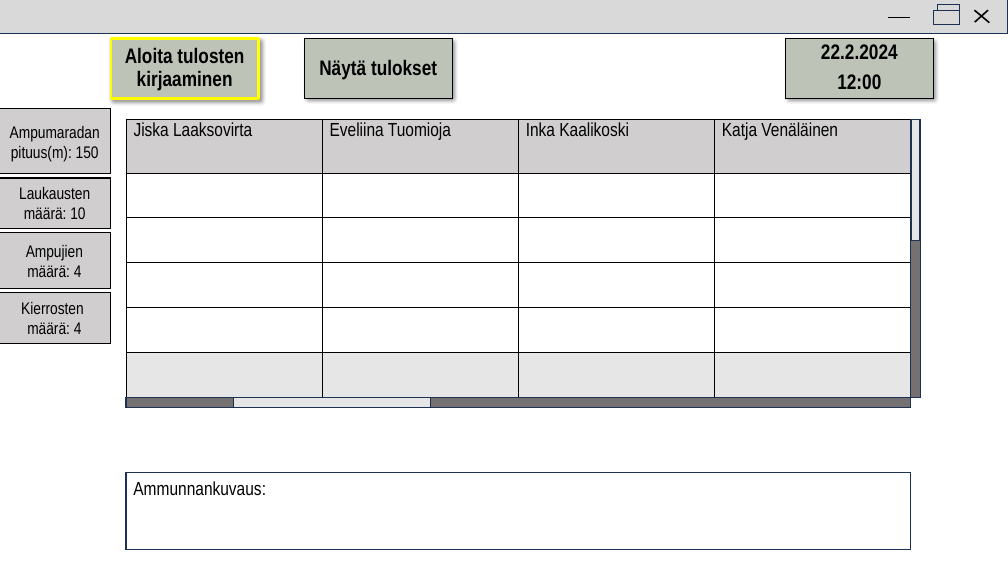
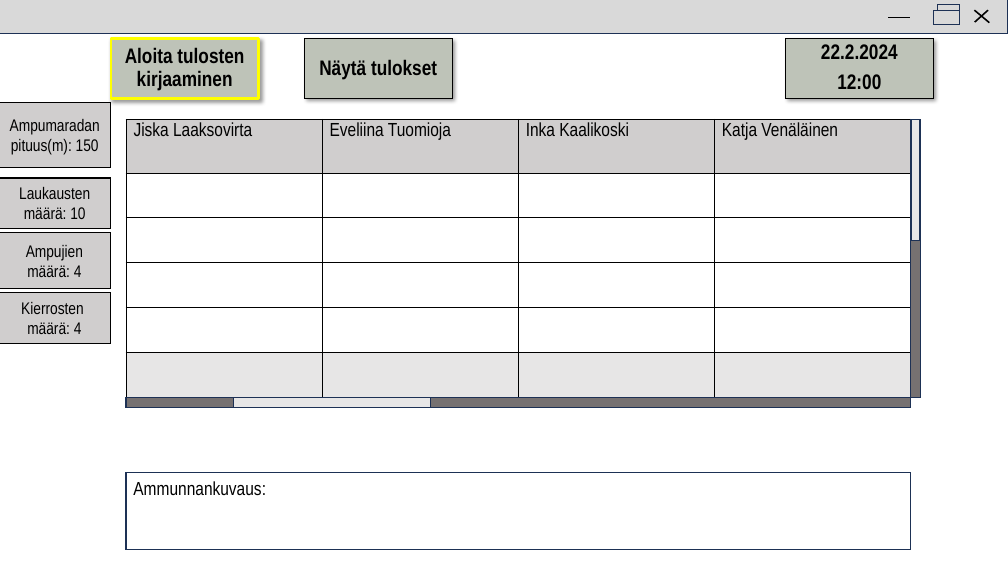
Before and after one commit to JiskaLaaksovirta/AmpuminenR1, a slide deck: slide 2 of Konsolimalli.pptx. Drawn at 1008x567 pixels with LibreOffice and Linux fonts; fonts in the diff are those of the drawing; background and template pictures are left out. Boxes give left, top, right and bottom in pixels: in the first picture for what was removed or moved away, otherwise in the second. Text is boxed around its words. In the diff, an @@ line names an element or a change of style, - is before the commit and + after.

```diff
--- a/Konsolimalli.pptx
+++ b/Konsolimalli.pptx
@@ rectangle "Ampumaradan pituus(m): 150": place and size @@
-rectangle "Ampumaradan pituus(m): 150" at box(0, 109, 110, 174)
+rectangle "Ampumaradan pituus(m): 150" at box(0, 103, 110, 168)
```
Also in this commit, not shown: 47 other files.
